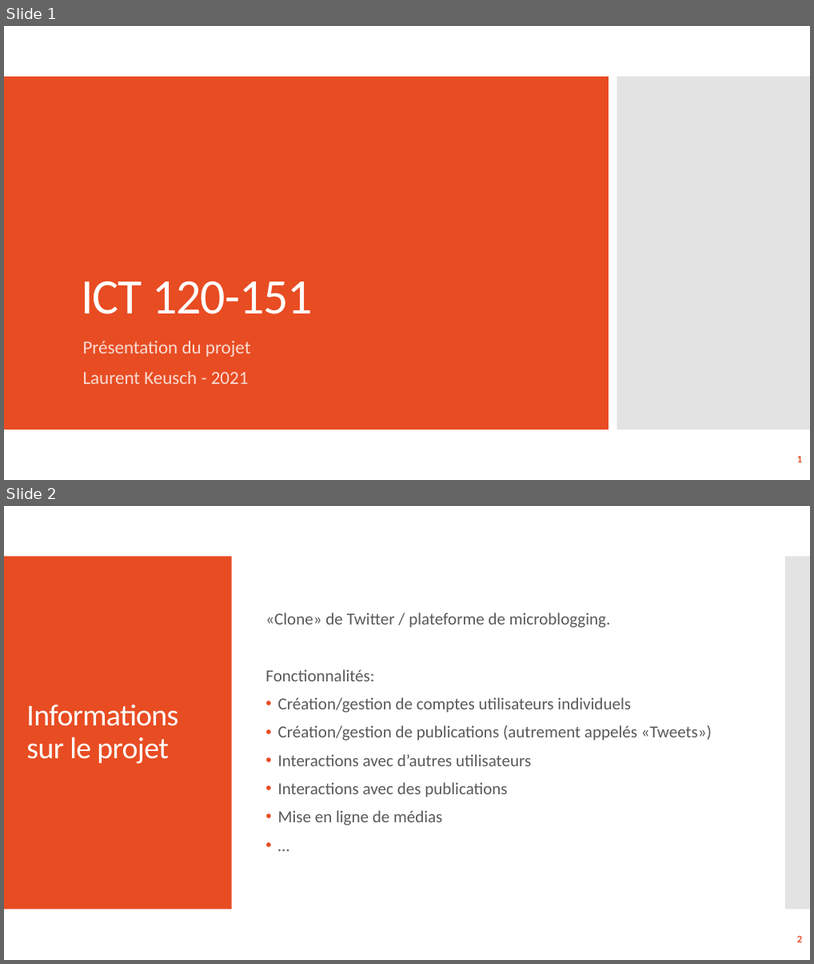
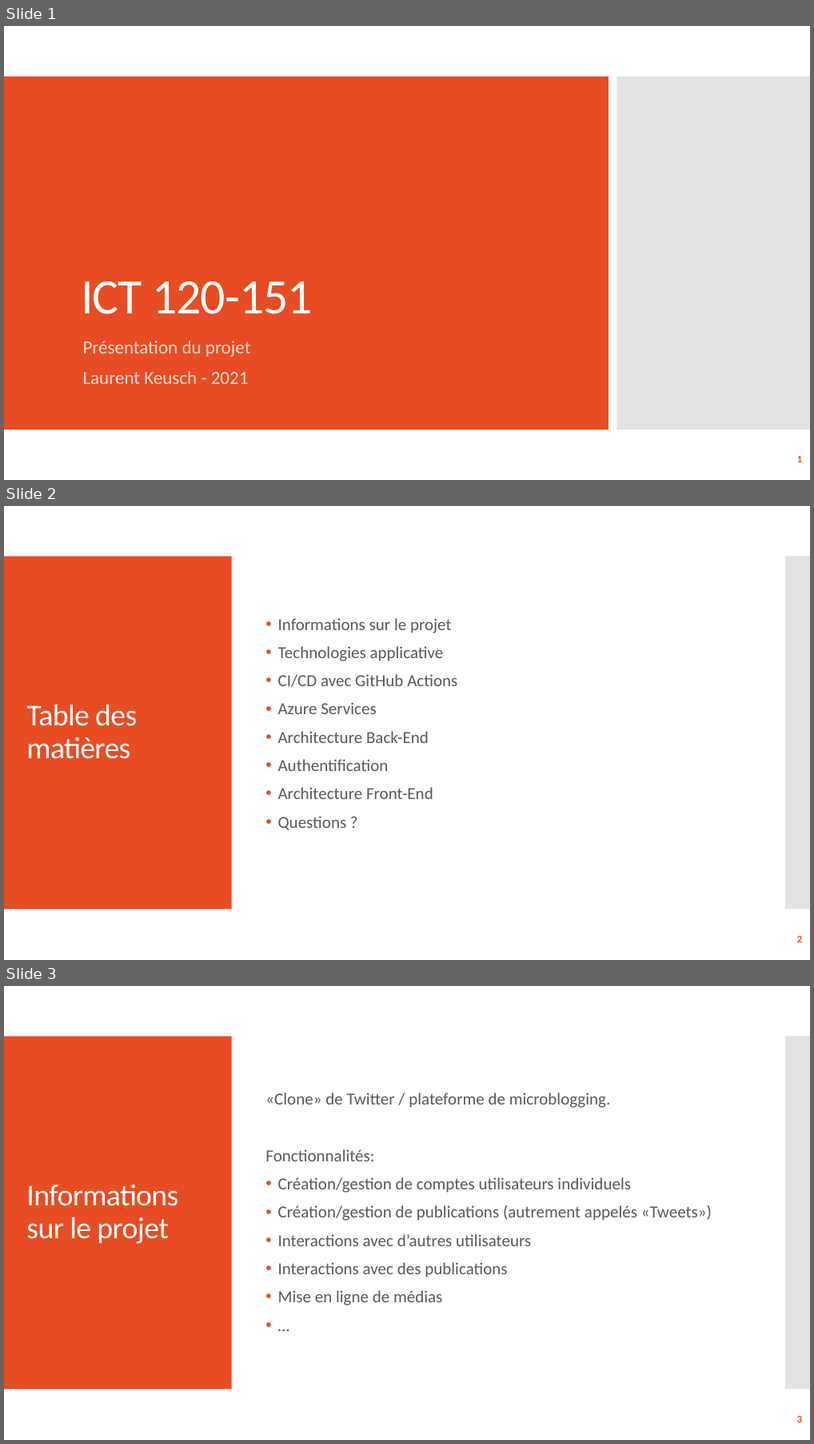
Before and after one commit to laurentksh/ICT-120_151, a slide deck: docs/presentation/ICT151-120_Presentation.pptx. Shown one above the other, each under a label of ours: slides 1 and 2 before the commit, slides 1, 2 and 3 after it. The pictures are 814x964 and 814x1444 pixels, drawn with LibreOffice and Linux fonts; fonts in the diff are those of the drawing. Boxes give left, top, right and bottom in pixels: in the first picture for what was removed or moved away, otherwise in the second. Text is boxed around its words. In the diff, an @@ line names an element or a change of style, - is before the commit and + after.

```diff
--- a/docs/presentation/ICT151-120_Presentation.pptx
+++ b/docs/presentation/ICT151-120_Presentation.pptx
@@ slide 2 added at [4, 506, 810, 960], background #FFFFFF; not listed: 2 template elements that a slide beside it also shows @@
@@ text added at [278, 618, 458, 830], 20 pt, text #595959 @@
+• Informations sur le projet
+• Technologies applicative
+• CI/CD avec GitHub Actions
+• Azure Services
+• Architecture Back-End
+• Authentification
+• Architecture Front-End
+• Questions ?
@@ title added at [26, 704, 137, 759], 36 pt, text #FFFFFF @@
+Table des matières
@@ page number added at [798, 935, 802, 942], 12 pt, text #E84C22, bold @@
+2
@@ what was slide 2 is now slide 3 @@
```
Also in this commit, not shown: 3 slides changed, 3 other slides added.
